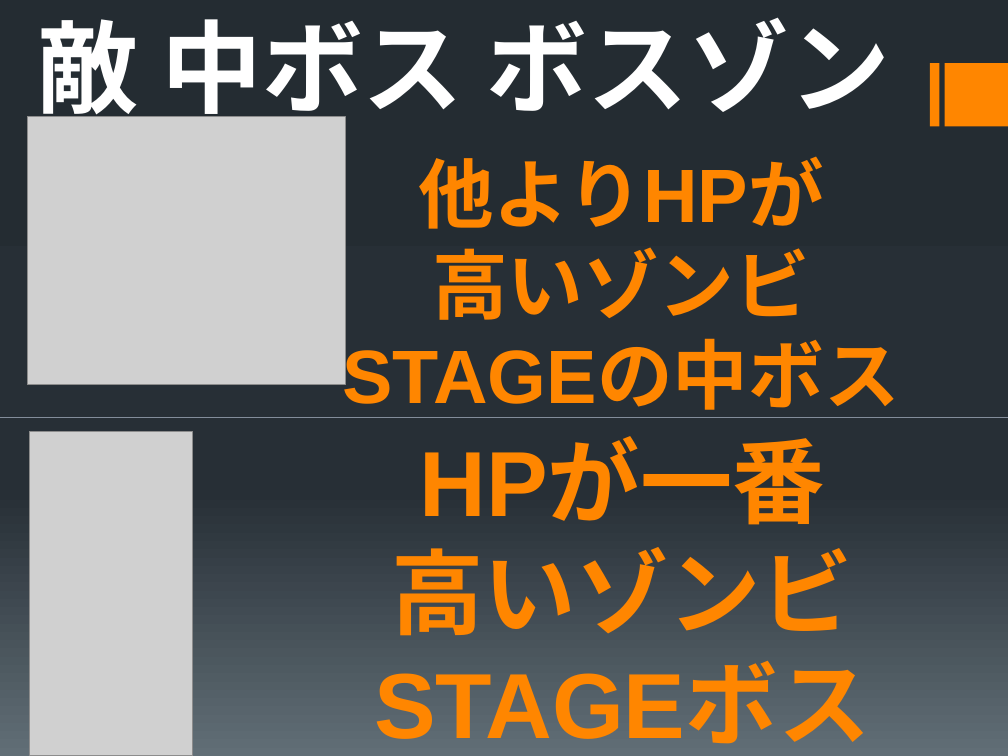
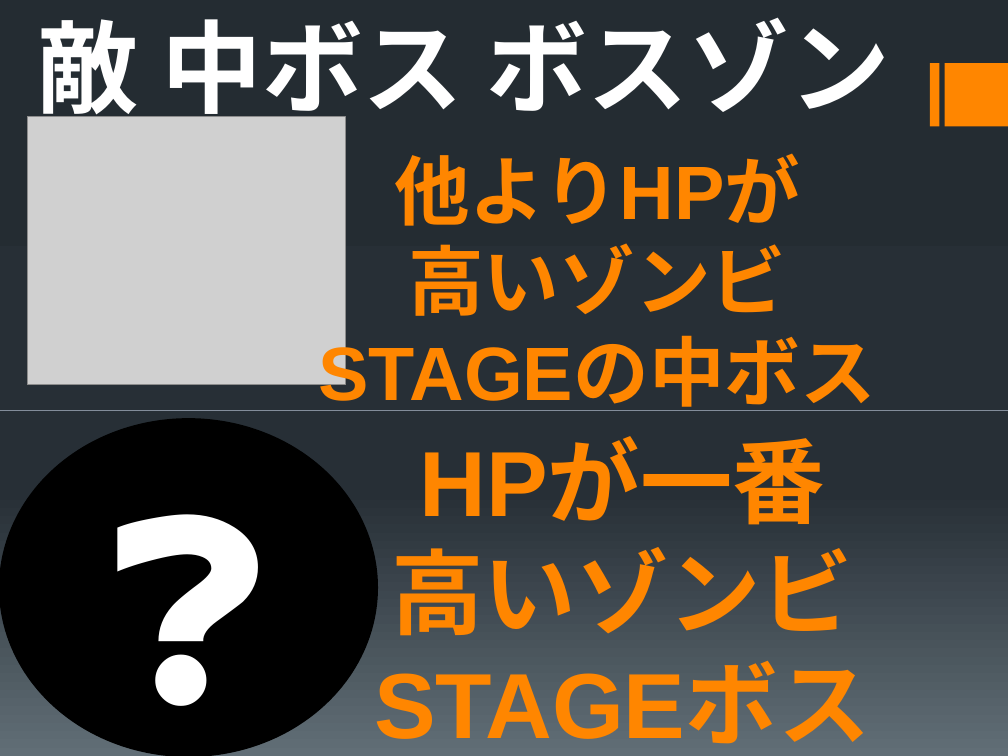
Before and after one commit to Shirayuki1850/-, a slide deck: slide 6 of 説明書.pptx. Drawn at 1008x756 pixels with LibreOffice and Linux fonts; fonts in the diff are those of the drawing; grey boxes stand for pictures. Boxes give left, top, right and bottom in pixels: in the first picture for what was removed or moved away, otherwise in the second. Text is boxed around its words. In the diff, an @@ line names an element or a change of style, - is before the commit and + after.

Commit message:
説明書

```diff
--- a/説明書.pptx
+++ b/説明書.pptx
@@ text "他よりHPが" rewrapped from bbox=[342, 156, 899, 410] to bbox=[319, 153, 876, 411] @@
@@ line moved from (0, 417) - (1008, 417) to (0, 410) - (1008, 410) @@
@@ ellipse added at bbox=[0, 419, 377, 756], fill #000000, outline #000000 1.5 pt, 166 pt, text #FFFFFF, bold @@
+❓
@@ picture removed at bbox=[30, 431, 193, 756] @@
```
